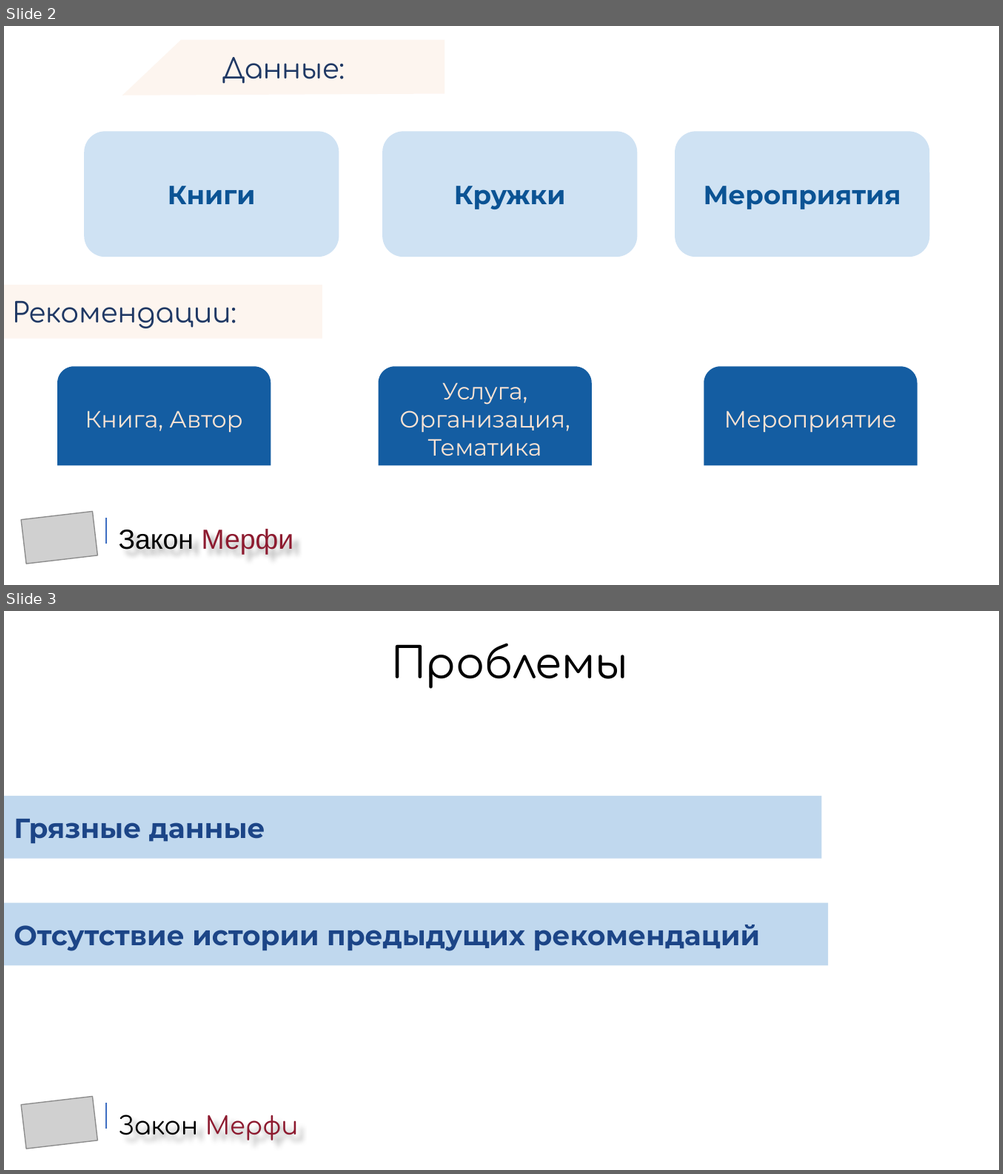
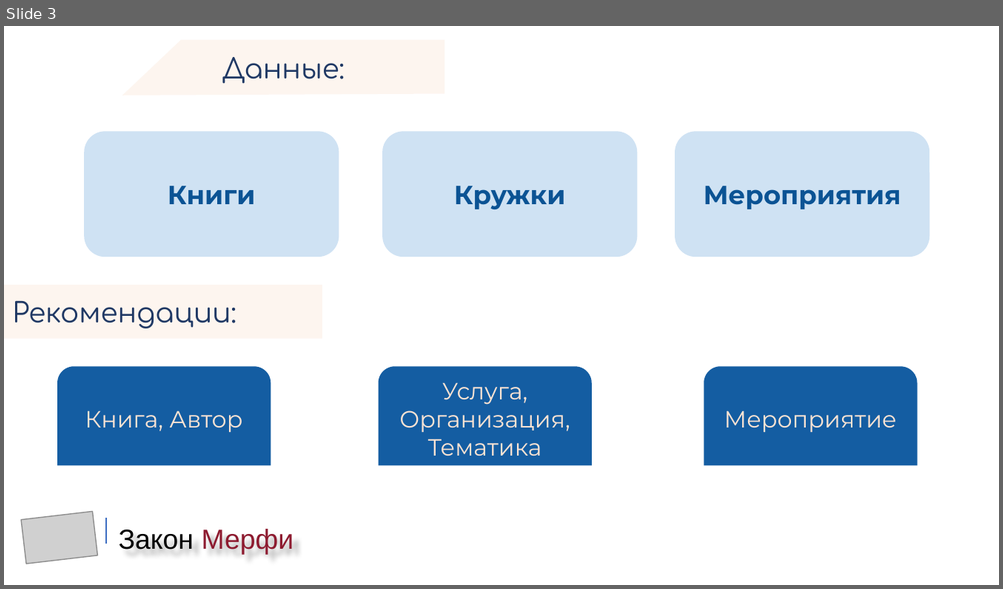
Before and after one commit to ninja-garden/hack2020.innoagency, a slide deck: преза_закон_мерфи_рекомендации.pptx. Shown one above the other, each under a label of ours: slides 2 and 3 before the commit, slide 3 after it. The pictures are 1003x1174 and 1003x589 pixels, drawn with LibreOffice and Linux fonts; fonts in the diff are those of the drawing; grey boxes stand for pictures; background and template pictures are left out. Boxes give left, top, right and bottom in pixels: in the first picture for what was removed or moved away, otherwise in the second. Text is boxed around its words. In the diff, an @@ line names an element or a change of style, - is before the commit and + after.

```diff
--- a/преза_закон_мерфи_рекомендации.pptx
+++ b/преза_закон_мерфи_рекомендации.pptx
@@ slide 3 removed at (4, 611, 999, 1170), background picture (left out) @@
@@ text removed at (37, 626, 108, 689) @@
-3
@@ text removed at (391, 643, 628, 688) @@
-Проблемы
@@ rectangle removed at (4, 796, 822, 859) @@
-Грязные данные
@@ rectangle removed at (4, 903, 828, 966) @@
-Отсутствие истории предыдущих рекомендаций
@@ picture removed at (22, 1096, 98, 1149) @@
@@ line removed from (106, 1103) to (106, 1129) @@
@@ title removed at (119, 1115, 298, 1141) @@
-Закон Мерфи
@@ what was slide 2 is now slide 3 @@
```
Also in this commit, not shown: 2 other slides changed, 5 slides added, 2 other slides removed, 1 other file.
